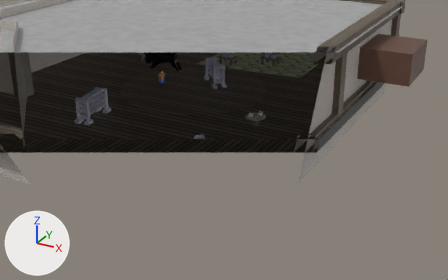
One commit to the glTF model assets/models/level_two.glb: the scene before it, then after it.
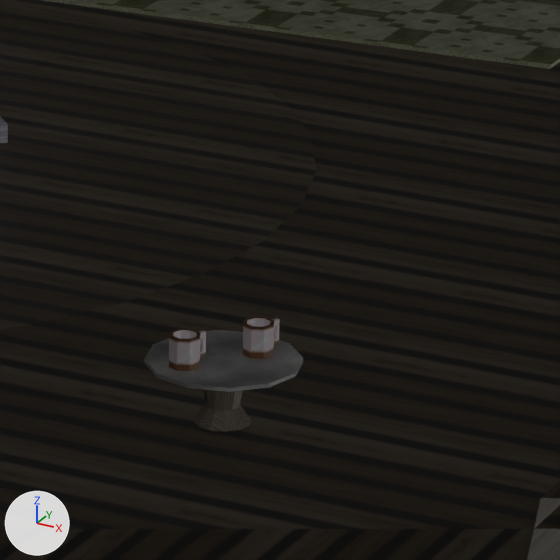
Old and new are each drawn from a 50 mm camera at (54.0, -77.8, 31.3) aimed at (17.4, -11.3, -1.9) and again close up on the part from 50% to 67% of the width and 24% to 51% of the height. Lighting does not change. The marker at lower left points along +X, +Y and +Z. Everything nearer to the camera than a plane just in front of the edit is cut away. Where no turn or scale is listed for an object, it has been applied to the vertices.

The scene before the commit, as lines of its bpy script (objects in view):
```python
ob_base_001 = bpy.data.objects.new('base.001', me_cylinder_001_dynamicgroup000)
ob_base_001.location = (20.89, -8.9, 1.1)
ob_column_011 = bpy.data.objects.new('Column.011', me_cube_001)
ob_column_011.location = (28.49, 29.26, -0.53)
ob_mug_mug01_group000 = bpy.data.objects.new('Mug.mug01.Group000', me_cylinder_033)
ob_mug_mug01_group000.location = (21.33, -8.43, 1.29)
ob_mug_mug_group000 = bpy.data.objects.new('Mug.mug.Group000', me_cylinder_034)
ob_mug_mug_group000.location = (20.45, -9.58, 1.29)
ob_top_001 = bpy.data.objects.new('top.001', me_cylinder_002_dynamicgroup000)
ob_top_001.location = (20.89, -8.9, 2.34)
# also in view: 'Floor' at (0.0, 0.0, -0.8); 'Carpet' at (8.9, 19.4, 0.1); 'RotatingCircle' at (6.0, 0.0, -1.8)
```
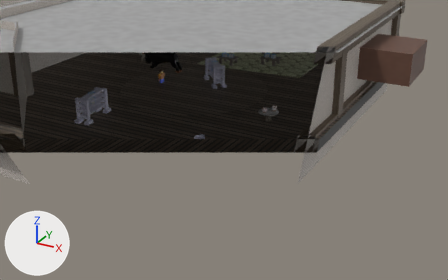
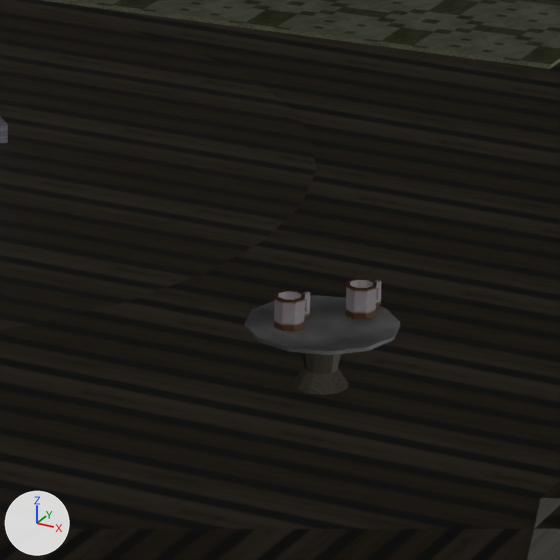
Scene script edits in JSON lines:
```json
{"op": "set", "path": "ob_mug_mug01_group000.location", "old": "(21.33, -8.43, 1.29)", "new": "(21.23, -6.96, 1.29)"}
{"op": "set", "path": "ob_mug_mug_group000.location", "old": "(20.45, -9.58, 1.29)", "new": "(22.11, -5.8, 1.29)"}
{"op": "set", "path": "ob_base_001.location", "old": "(20.89, -8.9, 1.1)", "new": "(21.67, -6.48, 1.1)"}
{"op": "set", "path": "ob_top_001.location", "old": "(20.89, -8.9, 2.34)", "new": "(21.67, -6.48, 2.34)"}
```

Where the change shows, as pixel boxes (x1, y1, x2, y2) in the close-ups (560 x 560 px):
```json
{"object": "top.001", "change": "moved", "before": [144, 330, 303, 392], "after": [245, 295, 400, 355]}
{"object": "base.001", "change": "moved", "before": [194, 390, 251, 432], "after": [292, 353, 349, 395]}
{"object": "Mug.mug.Group000", "change": "moved", "before": [169, 329, 206, 371], "after": [345, 278, 382, 319]}
{"object": "Mug.mug01.Group000", "change": "moved", "before": [243, 317, 280, 359], "after": [274, 290, 310, 331]}
```
